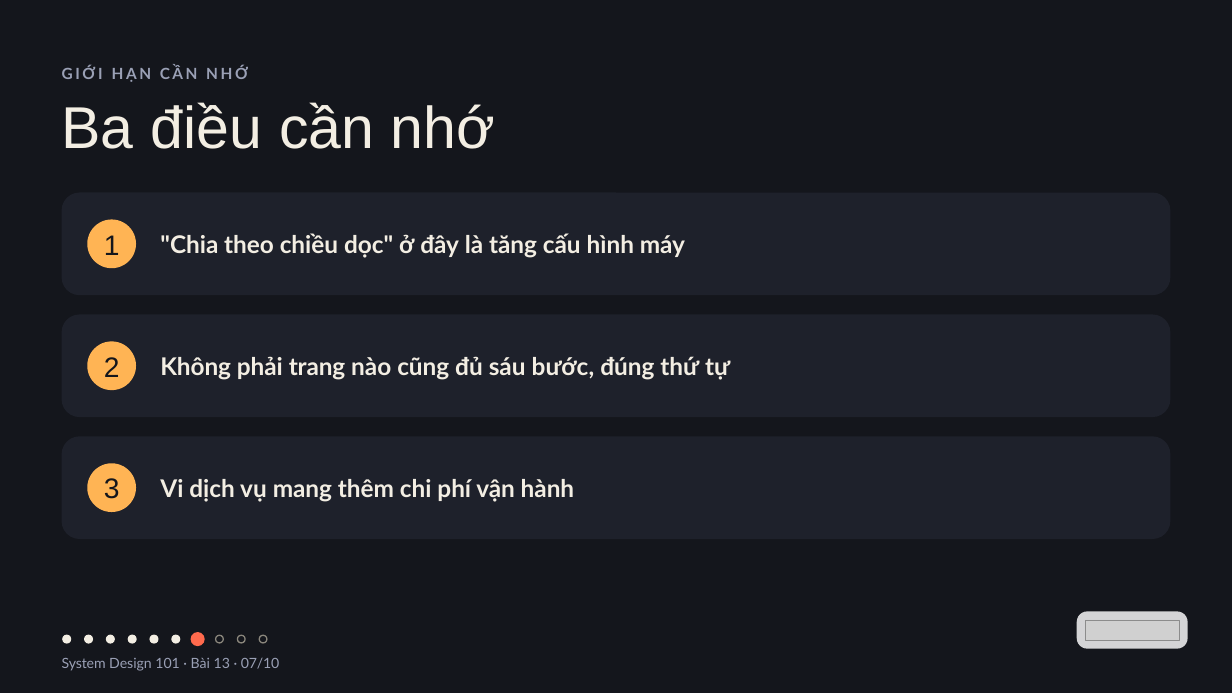
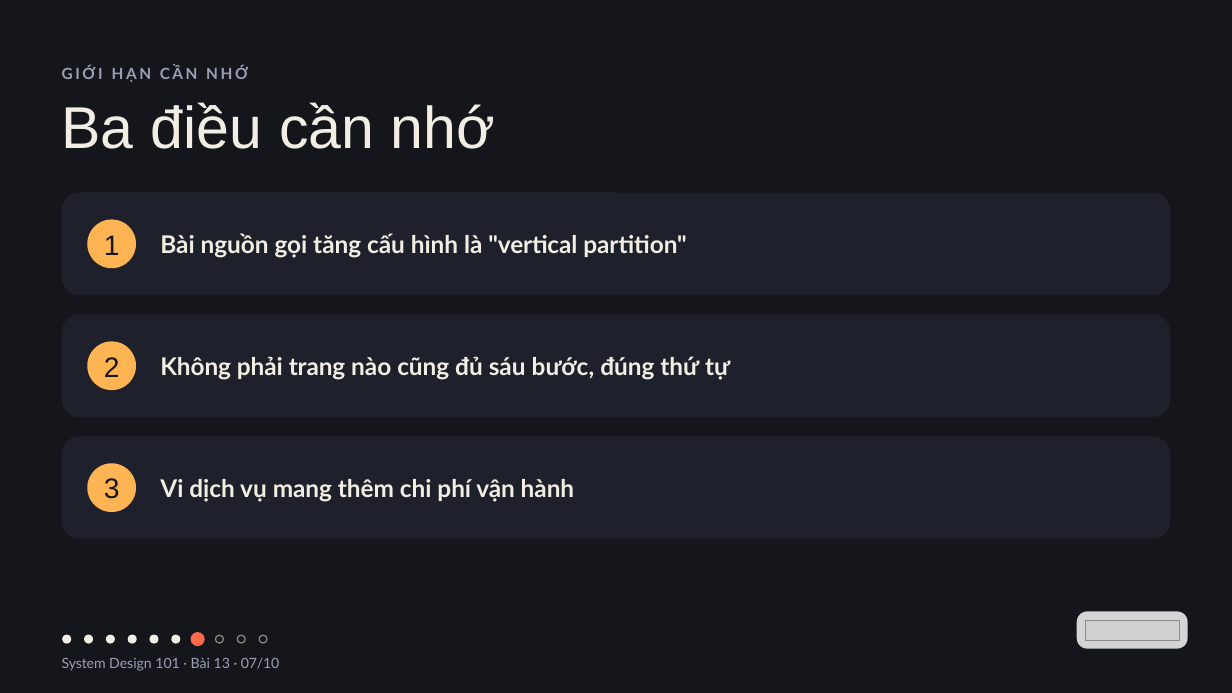
Before and after one commit to vohoailinh90/tool-marketing-studio, a slide deck: slide 7 of system-design-101/vi/lessons/sd-11-013/slides/sd-11-013.pptx. Drawn at 1232x693 pixels with LibreOffice and Linux fonts; fonts in the diff are those of the drawing; grey boxes stand for pictures. Boxes give left, top, right and bottom in pixels: in the first picture for what was removed or moved away, otherwise in the second. Text is boxed around its words. In the diff, an @@ line names an element or a change of style, - is before the commit and + after.

```diff
--- a/system-design-101/vi/lessons/sd-11-013/slides/sd-11-013.pptx
+++ b/system-design-101/vi/lessons/sd-11-013/slides/sd-11-013.pptx
@@ text at (160,233,687,258): text changed @@
-"Chia theo chiều dọc" ở đây là tăng cấu hình máy
+Bài nguồn gọi tăng cấu hình là "vertical partition"
```
Also in this commit, not shown: 2 other slides changed, 2 other files.
